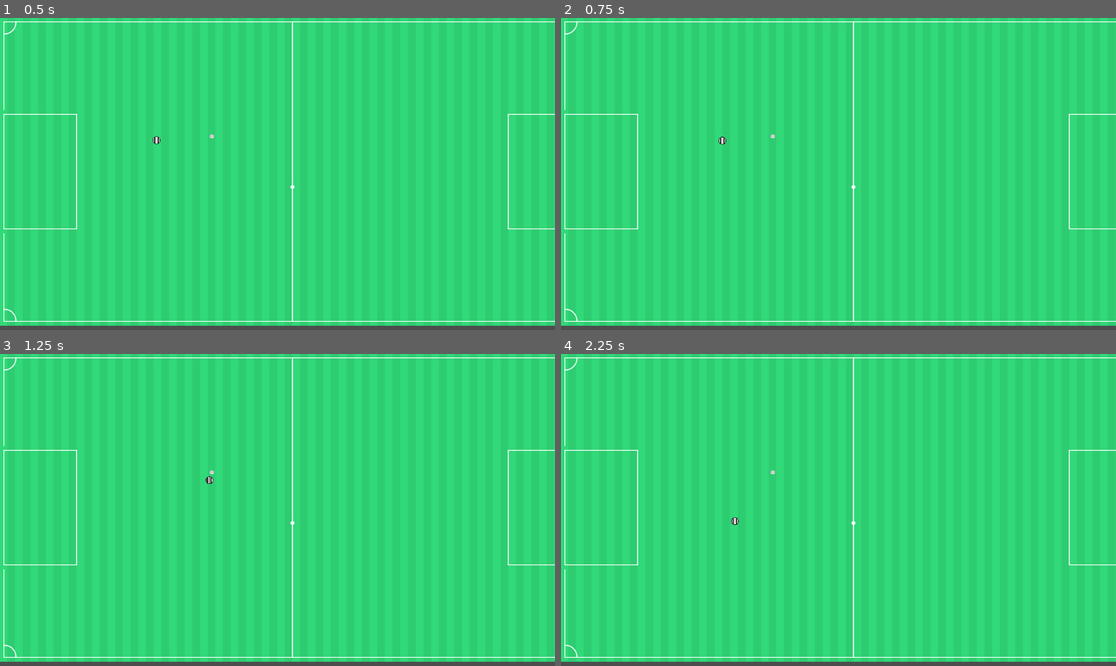
Above: before the commit, frames 1-4 (two rows, left to right).
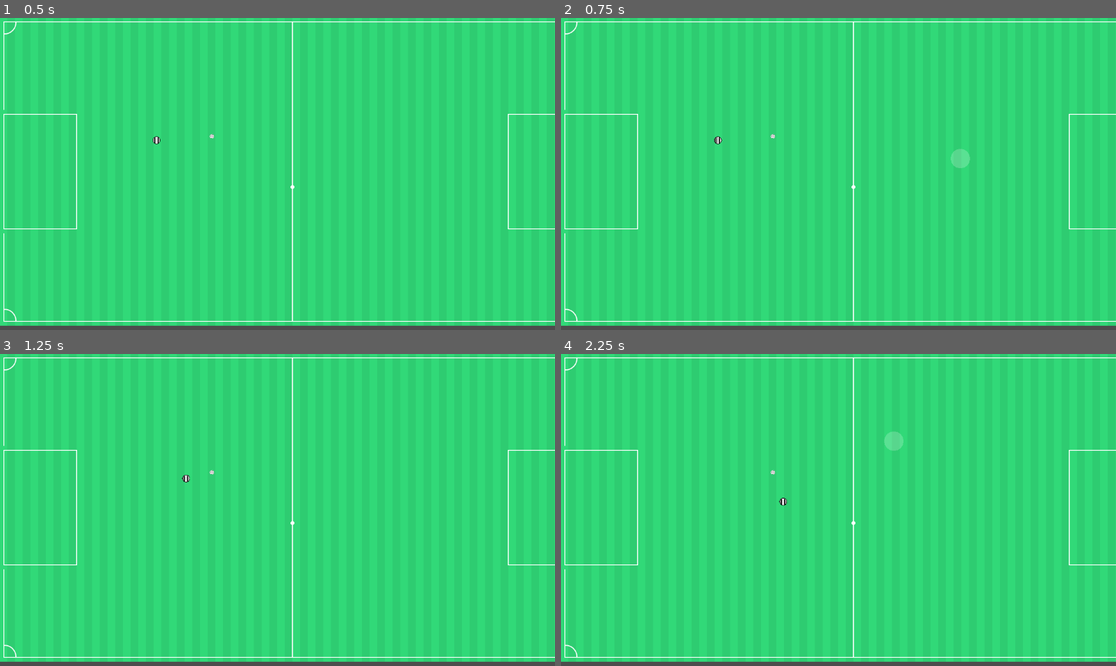
Above: after the commit, the same moments.

Repository: vikkio88/appalla
Game: Godot game, scene res://scenes/Match.tscn
Two runs of this game, one before a commit and one after it. Both use one fixed random seed, a clock stepped at 60 frames per second and the inputs below.
Inputs (mouse positions are in pixels of both pictures, inside the frame that each line leads up to):
- Up to frame 1 (0.5 s): no input
- Up to frame 2 (0.75 s): tap Enter at 0.5 s; move the mouse to (960, 158) at 0.52 s; click (960, 158) at 0.6 s
- Up to frame 3 (1.25 s): no input
- Up to frame 4 (2.25 s): move the mouse to (727, 525) at 1.27 s; click (727, 525) at 1.35 s; move the mouse to (894, 441) at 2.02 s; click (894, 441) at 2.1 s

Frame 1 is identical in both runs. In frame 2, 0.2% of the frame differs, in the area x 27-74%, y 37-49%; in frame 3, less than 0.1%; in frame 4, 0.2%, in the area x 30-62%, y 24-55%.

Commit message:
following ball mechanics

Diff:
--- a/models/ball.gd
+++ b/models/ball.gd
@@ -1,10 +1,10 @@
 extends CharacterBody2D
 
-const FRICTION := 2000.0
-const PUSH_FORCE := 600.0
+const FRICTION := 1800.0
+const PUSH_FORCE := 700.0
 const MIN_SPEED := 20.0
 const NEARBY := 30.0
-const POSSESSION_DISTANCE = 20.0
+const POSSESSION_DISTANCE = 15.0
 var owner_position = null
 
 func stop():
@@ -14,18 +14,26 @@
 	if body.is_in_group("ball"):
 		return
 
-	if body is CharacterBody2D:
+	if body is Player:
 		var mouse_pos = get_global_mouse_position();
-		print_debug(body.velocity.length())
-		print_debug(mouse_pos.distance_to(global_position))
-		if mouse_pos.distance_to(global_position) < NEARBY:
+		if body.target and body.target.distance_to(global_position) < NEARBY:
 			velocity = Vector2.ZERO
+			body.stop()
 			owner_position = body.global_position
-		elif body.velocity.length() > MIN_SPEED:
-			var player_direction = -1 if body.velocity.x < 0 else 1
+		elif body.velocity.length() > MIN_SPEED or (body.target and body.target.distance_to(global_position) > NEARBY):
+			var player_direction = -1 if body.target.x < global_position.x else 1
 			position = body.position + Vector2(player_direction * 5,0)
 			var direction :Vector2 = (mouse_pos - global_position).normalized()
-			velocity = direction * PUSH_FORCE
+			#var direction = (body.target - global_position).normalized()
+			var distance = global_position.distance_to(body.target)
+
+			var force = PUSH_FORCE
+
+			if distance < 100:
+				force *= 0.5
+
+			velocity = direction * force
+
 			owner_position = null
 		else:
 			owner_position = null
--- a/models/player.gd
+++ b/models/player.gd
@@ -1,4 +1,5 @@
 extends CharacterBody2D
+class_name Player
 
 @onready var sprite := $sprite
 
@@ -11,10 +12,15 @@
 	velocity = Vector2.ZERO
 	target = null
 
+func select_target(new_target: Vector2):
+	target = new_target
+
+const ACCEL := 400.0
+
 func _physics_process(_delta: float) -> void:
 	if target != null and global_position.distance_to(target) > TARGET_NEARBY:
-		var direction :Vector2= (target - global_position).normalized()
-		velocity = direction * MAX_SPEED
+		var direction = (target - global_position).normalized()
+		velocity = velocity.move_toward(direction * MAX_SPEED, ACCEL * _delta)
 	else:
 		velocity = Vector2.ZERO
 
--- a/scenes/match.gd
+++ b/scenes/match.gd
@@ -1,8 +1,8 @@
 extends Node2D
 
-@onready var selected_player:Node2D = $Player;
+@onready var selected_player:Player = $Player;
 @onready var ball:Node2D = $Ball;
-@onready var camera:Camera2D = $MainCamera;
+#@onready var camera:Camera2D = $MainCamera;
 
 
 func _process(_delta: float) -> void:
@@ -13,4 +13,8 @@
 		selected_player.position = Vector2(450, 100)
 
 	if Input.is_action_just_released("Click"):
-		selected_player.target = get_global_mouse_position()
+		var pos =get_global_mouse_position()
+		selected_player.select_target(pos)
+		var t = TargetIndicator.new();
+		t.draw(pos)
+		add_child(t)
--- /dev/null
+++ b/utils/TargetIndicator.tscn
@@ -0,0 +1,6 @@
+[gd_scene load_steps=2 format=3 uid="uid://d2pjkrb881u38"]
+
+[ext_resource type="Script" uid="uid://bjtjapvgevkt" path="res://utils/target_indicator.gd" id="1_n2s6y"]
+
+[node name="TargetIndicator" type="Node2D"]
+script = ExtResource("1_n2s6y")
--- /dev/null
+++ b/utils/target_indicator.gd
@@ -0,0 +1,16 @@
+extends Node2D
+class_name TargetIndicator
+
+@export var radius := 20.0
+@export var lifetime := .3
+@export var color := Color(1, 1, 1, .2)
+
+func draw(pos: Vector2) -> void:
+	global_position = pos
+
+func _ready():
+	queue_redraw()
+	get_tree().create_timer(lifetime).timeout.connect(queue_free)
+
+func _draw():
+	draw_circle(Vector2.ZERO, radius, color)
Not shown, added: utils/target_indicator.gd.uid
